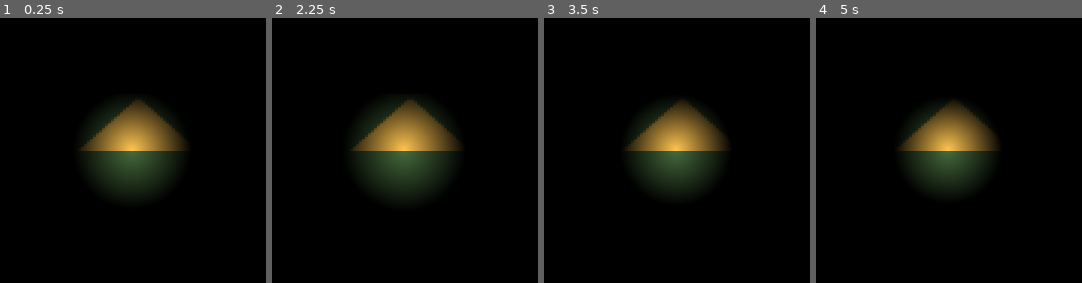
Above: before the commit, frames 1-4 (left to right).
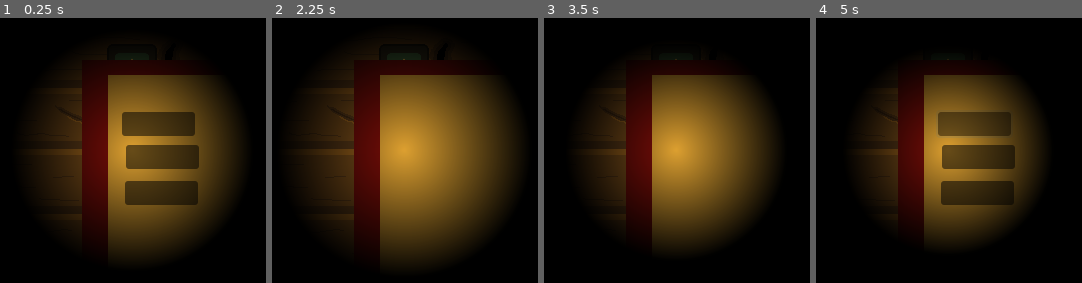
Above: after the commit, the same moments.

Repository: shamotte/PSJ15
Game: Godot game, scene res://scenes/crafting.tscn
Same seed, same stepped clock (60 frames per second), same inputs: the game is played once before the commit and once after it. The engine's default icon, where the game draws it, is replaced by a stand-in: a white triangle on a blue panel in a dark square.
Inputs (mouse positions are in pixels of both pictures, inside the frame that each line leads up to):
- Up to frame 1 (0.25 s): no input
- Up to frame 2 (2.25 s): click (428, 124) at 0.52 s; click (outside the picture) at 1.25 s, where only the run after the commit has a clickable "1"; click (outside the picture) at 2 s, where only the run after the commit has a clickable "2"
- Up to frame 3 (3.5 s): click (outside the picture) at 2.75 s, where only the run after the commit has a clickable "3"
- Up to frame 4 (5 s): click (outside the picture) at 3.5 s, where only the run after the commit has a clickable "1"; click (972, 124) at 4.27 s

The runs differ from the first frame. In frame 1, 45% of the frame differs, in the area x 10-91%, y 13-91%; in frame 2, 49%, in the area x 8-93%, y 11-93%; in frame 3, 38%; in frame 4, 34%.

Commit message:
Improved journal design

Diff:
--- a/components/comp_grabbable.gd
+++ b/components/comp_grabbable.gd
@@ -1,6 +1,6 @@
 extends Node2D
 
-@export var grab_area: Area2D
+@export var grab_area: Node
 
 var mouse_grab: bool = false
 var mouse_grab_offset: Vector2
@@ -13,9 +13,11 @@
 
 func mouse_entered():
 	mouse_hovering = true
+	print("hover")
 
 func mouse_exited():
 	mouse_hovering = false
+	print("no hover")
 
 func _physics_process(delta):
 
@@ -25,9 +27,7 @@
 			mouse_grab = false
 
 		var pos := get_viewport().get_mouse_position() - mouse_grab_offset
-		get_parent().set_global_position(pos)
-		print(pos)
-
+		get_parent().set_global_position(round(pos))
 
 	else:
 
--- a/scenes/crafting.tscn
+++ b/scenes/crafting.tscn
@@ -1,10 +1,13 @@
-[gd_scene load_steps=6 format=3 uid="uid://cg3bu75mmymrk"]
+[gd_scene load_steps=8 format=3 uid="uid://cg3bu75mmymrk"]
 
 [ext_resource type="Texture2D" uid="uid://cs0ye4h4xqyfu" path="res://icon.svg" id="1_syg5d"]
+[ext_resource type="Texture2D" uid="uid://drbv7s7c825ih" path="res://sprites/very_bad_table.png" id="1_ts6cc"]
 [ext_resource type="PackedScene" uid="uid://c3qdu6uy0j81c" path="res://components/comp_grabbable.tscn" id="2_sc6fj"]
 [ext_resource type="PackedScene" uid="uid://djvc41klqcjrg" path="res://components/comp_lightemitter.tscn" id="3_eylyq"]
+[ext_resource type="PackedScene" uid="uid://l3u3jexjoacx" path="res://scenes/journal.tscn" id="4_igplr"]
 
 [sub_resource type="CircleShape2D" id="CircleShape2D_vcrwm"]
+radius = 80.0
 
 [sub_resource type="RectangleShape2D" id="RectangleShape2D_xehf8"]
 size = Vector2(50, 50)
@@ -12,9 +15,7 @@
 [node name="Crafting" type="Node2D"]
 
 [node name="Table" type="Sprite2D" parent="."]
-position = Vector2(6.5, -2.49999)
-scale = Vector2(3.00781, 1.77344)
-texture = ExtResource("1_syg5d")
+texture = ExtResource("1_ts6cc")
 
 [node name="Camera2D" type="Camera2D" parent="."]
 
@@ -30,7 +31,8 @@
 
 [node name="Comp_LightEmitter" parent="Torch" instance=ExtResource("3_eylyq")]
 light_color = Color(1, 0.772549, 0.317647, 1)
-flicker = 10
+light_radius = 128
+flicker = 30
 
 [node name="Object" type="CharacterBody2D" parent="."]
 position = Vector2(0, -81)
@@ -47,5 +49,16 @@
 [node name="Comp_Grabbable" parent="Object" node_paths=PackedStringArray("grab_area") instance=ExtResource("2_sc6fj")]
 grab_area = NodePath("../Area2D")
 
-[node name="DirectionalLight2D" type="DirectionalLight2D" parent="."]
+[node name="Journal" parent="." instance=ExtResource("4_igplr")]
+offset_left = -50.0
+offset_top = -80.0
+offset_right = 181.0
+offset_bottom = 130.0
+
+[node name="Comp_Grabbable" parent="Journal" node_paths=PackedStringArray("grab_area") instance=ExtResource("2_sc6fj")]
+position = Vector2(22.56, 44.5)
+grab_area = NodePath("..")
+
+[node name="DirectionalLight2D" type="DirectionalLight2D" parent="Journal"]
+position = Vector2(50.06, 80)
 blend_mode = 1
--- /dev/null
+++ b/scenes/journal.tscn
@@ -0,0 +1,170 @@
+[gd_scene load_steps=10 format=3 uid="uid://l3u3jexjoacx"]
+
+[ext_resource type="FontFile" uid="uid://dsff5wci1cifk" path="res://fonts/BLKCHCRY.TTF" id="1_uwilq"]
+
+[sub_resource type="StyleBoxFlat" id="StyleBoxFlat_a61yb"]
+bg_color = Color(0.866667, 0.811765, 0.6, 1)
+border_width_bottom = 8
+border_color = Color(0.8, 0.658824, 0.482353, 1)
+expand_margin_bottom = 8.0
+
+[sub_resource type="StyleBoxEmpty" id="StyleBoxEmpty_jt2xc"]
+
+[sub_resource type="StyleBoxEmpty" id="StyleBoxEmpty_jkijn"]
+
+[sub_resource type="StyleBoxFlat" id="StyleBoxFlat_gr8py"]
+content_margin_left = 10.0
+content_margin_right = 10.0
+bg_color = Color(0.8, 0.658824, 0.482353, 1)
+
+[sub_resource type="StyleBoxFlat" id="StyleBoxFlat_ckksf"]
+content_margin_left = 10.0
+content_margin_right = 10.0
+bg_color = Color(0.866667, 0.811765, 0.6, 1)
+
+[sub_resource type="StyleBoxEmpty" id="StyleBoxEmpty_46t70"]
+
+[sub_resource type="Theme" id="Theme_1aqui"]
+Panel/styles/panel = SubResource("StyleBoxFlat_a61yb")
+TabContainer/colors/font_selected_color = Color(0.392157, 0.32549, 0.333333, 1)
+TabContainer/colors/font_unselected_color = Color(0.294118, 0.239216, 0.266667, 1)
+TabContainer/constants/side_margin = 0
+TabContainer/font_sizes/font_size = 16
+TabContainer/fonts/font = ExtResource("1_uwilq")
+TabContainer/styles/panel = SubResource("StyleBoxFlat_a61yb")
+TabContainer/styles/tab_disabled = SubResource("StyleBoxEmpty_jt2xc")
+TabContainer/styles/tab_focus = SubResource("StyleBoxEmpty_jkijn")
+TabContainer/styles/tab_hovered = SubResource("StyleBoxFlat_gr8py")
+TabContainer/styles/tab_selected = SubResource("StyleBoxFlat_ckksf")
+TabContainer/styles/tab_unselected = SubResource("StyleBoxFlat_gr8py")
+TabContainer/styles/tabbar_background = SubResource("StyleBoxEmpty_46t70")
+
+[sub_resource type="GDScript" id="GDScript_sm3s5"]
+script/source = "extends Panel
+
+@onready var tabbuttons := [
+	$\"../VBoxContainer/Button\",
+	$\"../VBoxContainer/Button3\",
+	$\"../VBoxContainer/Button2\"
+]
+@onready var tabs := [
+	$Control,
+	$Control2,
+	$Control3
+]
+
+func set_tab(i = 0):
+	print(i)
+	for tab in tabs:
+		tab.visible = false
+	tabs[i].visible = true
+
+func _ready():
+
+	var i := 0
+	for button in tabbuttons:
+		var x := set_tab.bind(i)
+		button.connect(\"pressed\", x)
+		i += 1
+
+
+"
+
+[node name="Journal" type="Control"]
+custom_minimum_size = Vector2(200, 230)
+layout_mode = 3
+anchor_right = 0.749
+anchor_bottom = 0.577
+offset_right = -279.36
+offset_bottom = 22.28
+grow_horizontal = 2
+grow_vertical = 2
+theme = SubResource("Theme_1aqui")
+
+[node name="ColorRect" type="ColorRect" parent="."]
+layout_mode = 1
+anchors_preset = 15
+anchor_right = 1.0
+anchor_bottom = 1.0
+grow_horizontal = 2
+grow_vertical = 2
+color = Color(0.47451, 0.0705882, 0.101961, 1)
+
+[node name="HBoxContainer" type="HBoxContainer" parent="."]
+custom_minimum_size = Vector2(180, 200)
+layout_mode = 1
+anchors_preset = 8
+anchor_left = 0.5
+anchor_top = 0.5
+anchor_right = 0.5
+anchor_bottom = 0.5
+offset_left = -90.0
+offset_top = -100.0
+offset_right = 90.0
+offset_bottom = 100.0
+grow_horizontal = 2
+grow_vertical = 2
+theme_override_constants/separation = 0
+
+[node name="Panel" type="Panel" parent="HBoxContainer"]
+custom_minimum_size = Vector2(160, 200)
+layout_mode = 2
+script = SubResource("GDScript_sm3s5")
+
+[node name="Control" type="Control" parent="HBoxContainer/Panel"]
+layout_mode = 2
+anchors_preset = 0
+anchor_right = 1.0
+anchor_bottom = 1.0
+offset_top = 21.0
+offset_bottom = -8.0
+grow_horizontal = 2
+grow_vertical = 2
+
+[node name="Button" type="Button" parent="HBoxContainer/Panel/Control"]
+layout_mode = 0
+offset_left = 14.0
+offset_top = 16.0
+offset_right = 87.0
+offset_bottom = 40.0
+
+[node name="Button" type="Button" parent="HBoxContainer/Panel/Control/Button"]
+offset_left = 3.5
+offset_top = 33.0
+offset_right = 76.5
+offset_bottom = 57.0
+
+[node name="Button" type="Button" parent="HBoxContainer/Panel/Control/Button/Button"]
+offset_left = -1.0
+offset_top = 36.0
+offset_right = 72.0
+offset_bottom = 60.0
+
+[node name="Control2" type="Control" parent="HBoxContainer/Panel"]
+layout_mode = 2
+anchors_preset = 0
+offset_top = 31.0
+offset_bottom = 31.0
+
+[node name="Control3" type="Control" parent="HBoxContainer/Panel"]
+layout_mode = 2
+anchors_preset = 0
+offset_top = 31.0
+offset_bottom = 31.0
+
+[node name="VBoxContainer" type="VBoxContainer" parent="HBoxContainer"]
+custom_minimum_size = Vector2(20, 200)
+layout_mode = 2
+
+[node name="Button" type="Button" parent="HBoxContainer/VBoxContainer"]
+layout_mode = 2
+text = "1"
+
+[node name="Button3" type="Button" parent="HBoxContainer/VBoxContainer"]
+layout_mode = 2
+text = "2"
+
+[node name="Button2" type="Button" parent="HBoxContainer/VBoxContainer"]
+layout_mode = 2
+text = "3
+"
Not shown, added: fonts/BLACKCHA.TXT
Binary file added: fonts/BLKCHCRY.TTF
Not shown, added: fonts/BLKCHCRY.TTF.import
Not shown, added: sprites/quirkedupwhitespore.png.import
